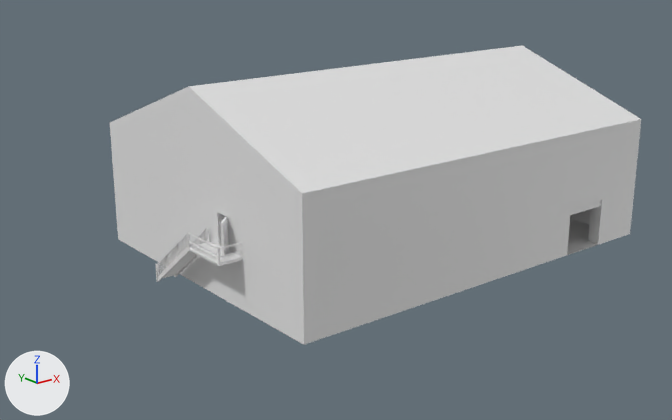
What one commit did to the FBX model Blender/FBX/Warehouse Greybox.fbx.
Camera for both pictures: a 50 mm lens placed at (-40.8, -50.8, 23.2), pointed at (0.3, 0.5, 2.7). Arrows for +X, +Y and +Z are at lower left; the lights stay in place. Where no turn or scale is listed for an object, it has been applied to the vertices. Vertices at the same position are counted once.
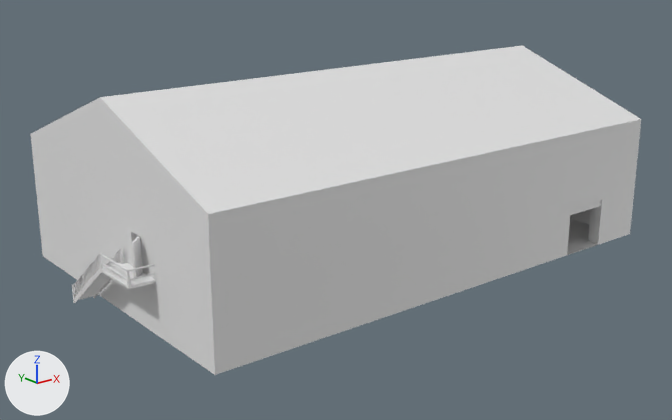
The newer file is also rescaled (x1.15), turned or shifted as a whole; pictures and numbers use the older file's frame.

Diff of the bpy script that builds the scene:
```diff
--- a/Blender/FBX/Warehouse Greybox.fbx.py
+++ b/Blender/FBX/Warehouse Greybox.fbx.py
@@ me_cube_002 @@
 me_cube_002.from_pydata(...)  # 944 vertices, 1008 faces; spans x -0.85..0.63, y -2.63..2.0, z -0.29..4.37
 # used by ob_cube_004; location = (-12.7, 0.57, 0.15)
+# me_cube_002 part 2: the whole mesh is moved by (-5.91, 0.0, 0.0)
@@ me_cube @@
 me_cube.from_pydata(...)  # 1856 vertices, 1860 faces; spans x -19.0..11.6, y -9.2..7.7, z -3.5..1.0
 # used by ob_cube_001; location = (5.47, 1.49, 3.53)
+# me_cube part 5: the loose piece of 96 vertices spanning x -19.0..-17.3, y -7.1..-3.6, z 0.0..1.0 is moved by (-5.9, 0.0, 0.0)
@@ me_plane_009 @@
 # used by ob_plane_006; location = (3.85, 0.0, 13.25)
-me_plane_009.from_pydata(...)  # 236 vertices, 164 faces; spans x -15.7..15.7, y -11.8..11.8, z -13.3..0.0
+me_plane_009.from_pydata(...)  # 256 vertices, 176 faces; spans x -21.6..15.7, y -11.8..11.8, z -13.3..0.0
+# me_plane_009 part 6
+# 90 vertices in x -15.7..-2.3, y -11.8..11.8, z -13.3..0.0 move by (-5.9, 0.0, 0.0)
+# 10 vertices in x -12.2, y -11.2..11.2, z -13.3..-4.4 move by (-6.0, 0.0, 0.0)
@@ me_plane @@
 # used by ob_plane; location = (0.0, 0.0, 0.0)
-me_plane.from_pydata(...)  # 332 vertices, 289 faces; spans x -11.9..19.5, y -11.8..15.4, z 0.0..8.4
+me_plane.from_pydata(...)  # 340 vertices, 293 faces; spans x -17.8..19.5, y -11.8..15.4, z 0.0..8.4
+# me_plane part 4
+# 118 vertices in x -11.9..1.6, y -11.8..11.8, z 0.0..8.4 move by (-5.9, 0.0, 0.0)
+# 12 vertices in x -6.7..-3.2, y -11.2..11.8, z 0.0..8.4 move by (-6.0, 0.0, 0.0)
@@ me_plane_007 @@
 me_plane_007.from_pydata(...)  # 8 vertices, 6 faces; spans x -0.94..0.0, y -0.81..0.1, z 0.0..2.19
 # used by ob_plane_002; location = (-11.85, -4.03, 3.53)
+# me_plane_007 part 3: the whole mesh is moved by (-5.91, 0.0, 0.0)
@@ me_cube_004 @@
 me_cube_004.from_pydata(...)  # 3895 vertices, 4380 faces; spans x -29.7..2.9, y -11.7..7.2, z -3.5..0.1
 # used by ob_cube_003; location = (16.16, 4.01, 3.45)
+# me_cube_004 part 1: the loose piece of 8 vertices spanning x -29.7..-28.0, y -9.6..-6.1, z -0.1..0.1 is moved by (-5.9, 0.0, 0.0)
```

Pixel boxes (x1, y1, x2, y2) of what changed, in the pictures (672 x 420 px; the box of a moved part takes in the faces that stretch with it):
'Plane', reshaped (15% wider, 14% taller)
    before: (110, 127, 641, 345)
    after: (31, 127, 641, 375)
'Plane.006', reshaped
    before: (110, 46, 641, 203)
    after: (31, 46, 641, 225)
'Cube.004', mesh moved
    before: (156, 228, 209, 282)
    after: (72, 248, 124, 303)
'Cube.003', reshaped
    before: (189, 243, 243, 266)
    after: (101, 263, 156, 289)
'Plane.002', mesh moved
    before: (221, 217, 229, 255)
    after: (131, 237, 143, 278)
'Cube.001', reshaped
    before: (188, 233, 242, 263)
    after: (100, 254, 155, 287)
part 4 of me_plane, moved or reshaped
    before: (110, 130, 307, 345)
    after: (31, 142, 307, 375)
part 6 of me_plane_009, moved or reshaped
    before: (110, 86, 305, 203)
    after: (31, 86, 305, 225)
